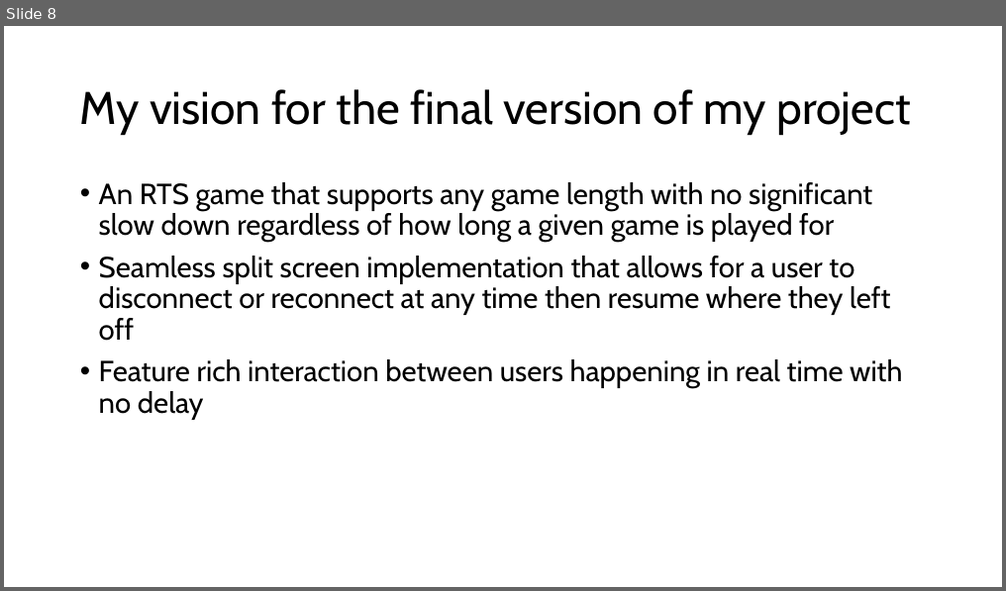
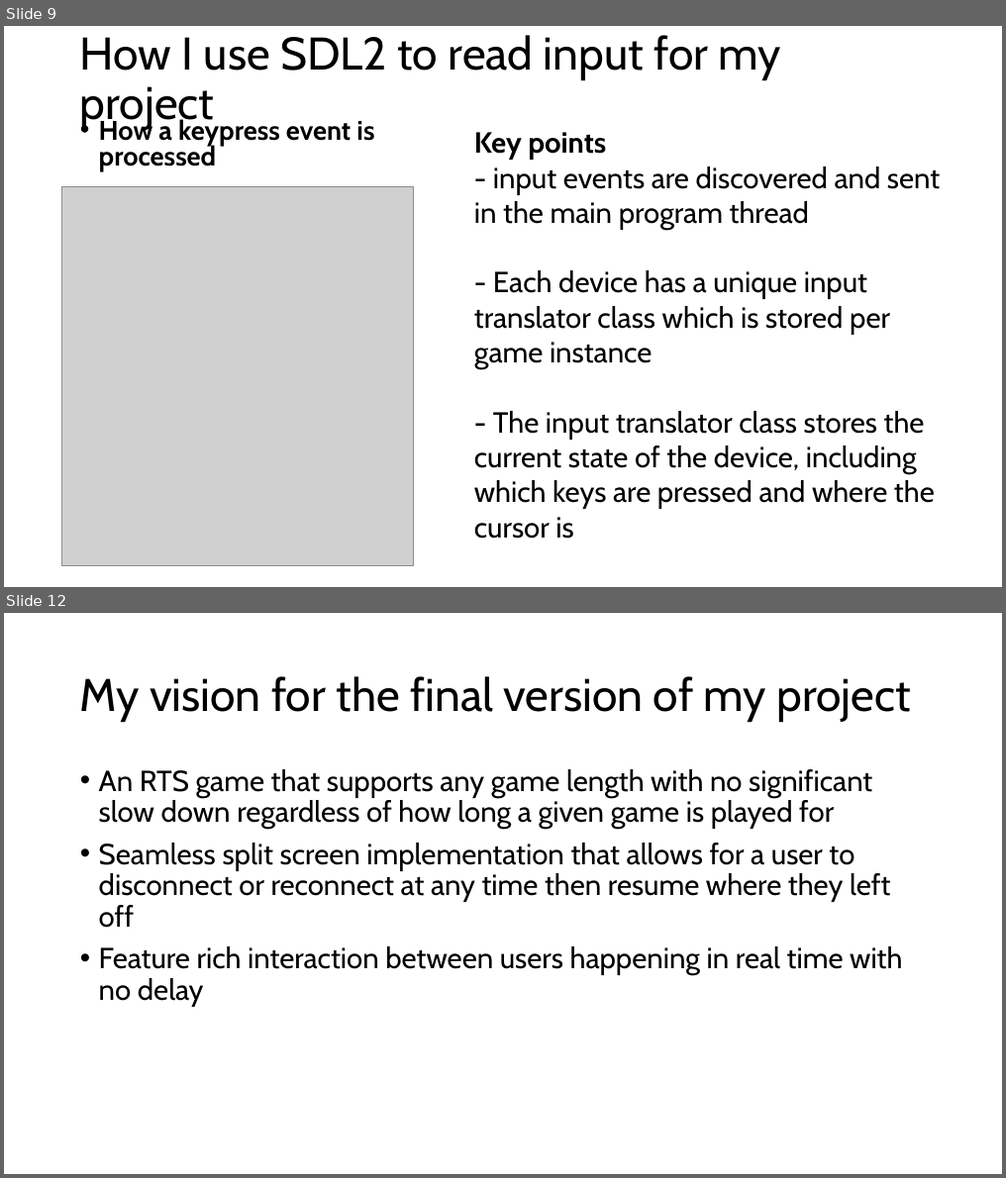
Before and after one commit to Henry-Frodsham/RTS-LCM-Game, a slide deck: documents/Henry Frodsham FYP.pptx. Shown one above the other, each under a label of ours: slide 8 before the commit, slides 9 and 12 after it; the slides between them are not shown. The pictures are 1006x591 and 1006x1178 pixels, drawn with LibreOffice and Linux fonts; fonts in the diff are those of the drawing; grey boxes stand for pictures. Boxes give left, top, right and bottom in pixels: in the first picture for what was removed or moved away, otherwise in the second. Text is boxed around its words. In the diff, an @@ line names an element or a change of style, - is before the commit and + after.

Commit message:
presentation update, demo implementation with seperate game instances and LCM, updated demo cube to use automatic aspect ratio to prevent scaling issues, updated device handling to configure new devices that are plugged in

```diff
--- a/documents/Henry Frodsham FYP.pptx
+++ b/documents/Henry Frodsham FYP.pptx
@@ slide 9 added at (x1=4, y1=26, x2=1002, y2=587), background #FFFFFF @@
@@ title added at (x1=80, y1=35, x2=781, y2=130), 44 pt, text #000000 @@
+How I use SDL2 to read input for my project
@@ text added at (x1=99, y1=117, x2=374, y2=172), 25.9 pt, text #000000, bold @@
+• How a keypress event is processed
@@ text added at (x1=474, y1=132, x2=940, y2=539), 28 pt, text #000000 @@
+Key points
+- input events are discovered and sent in the main program thread
+- Each device has a unique input translator class which is stored per game instance
+- The input translator class stores the current state of the device, including which keys are pressed and where the cursor is
@@ picture added at (x1=61, y1=187, x2=413, y2=566) @@
@@ what was slide 8 is now slide 12 @@
```
Also in this commit, not shown: 3 slides changed, 7 other slides added, 4 slides removed, 12 other files.
